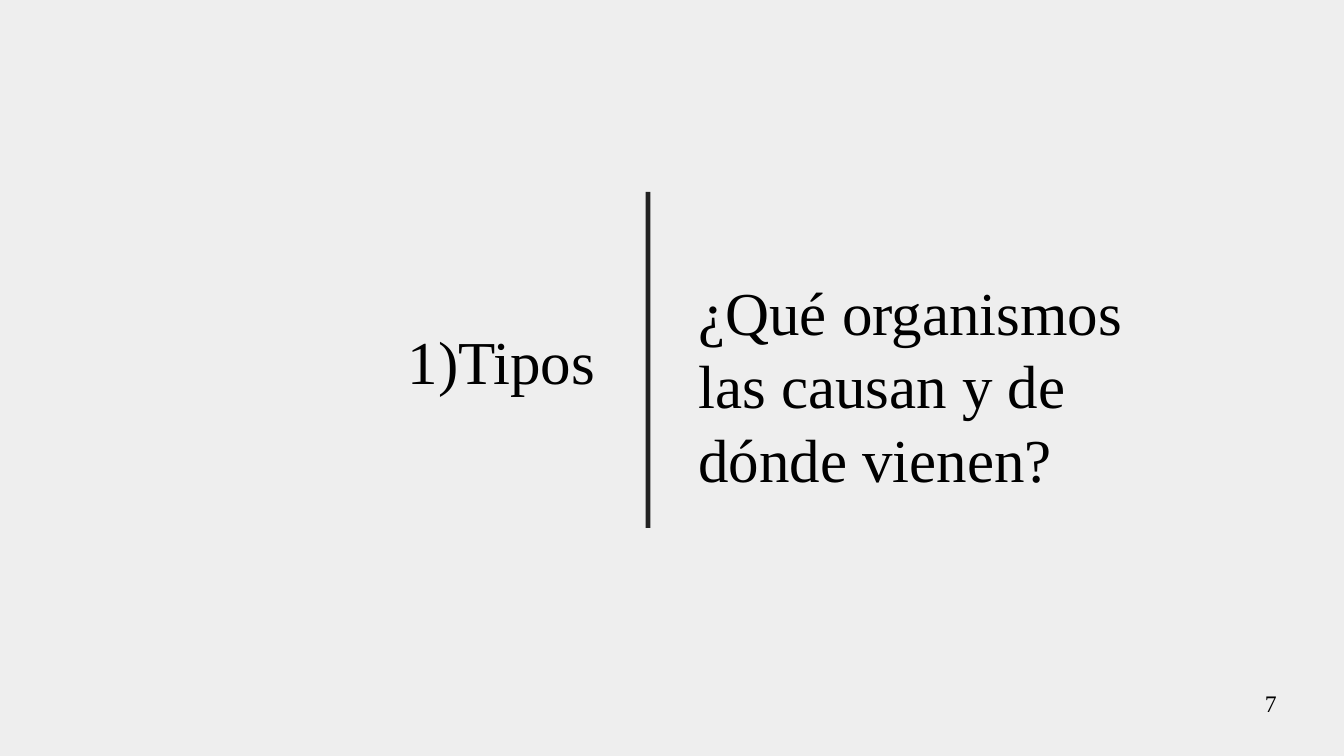
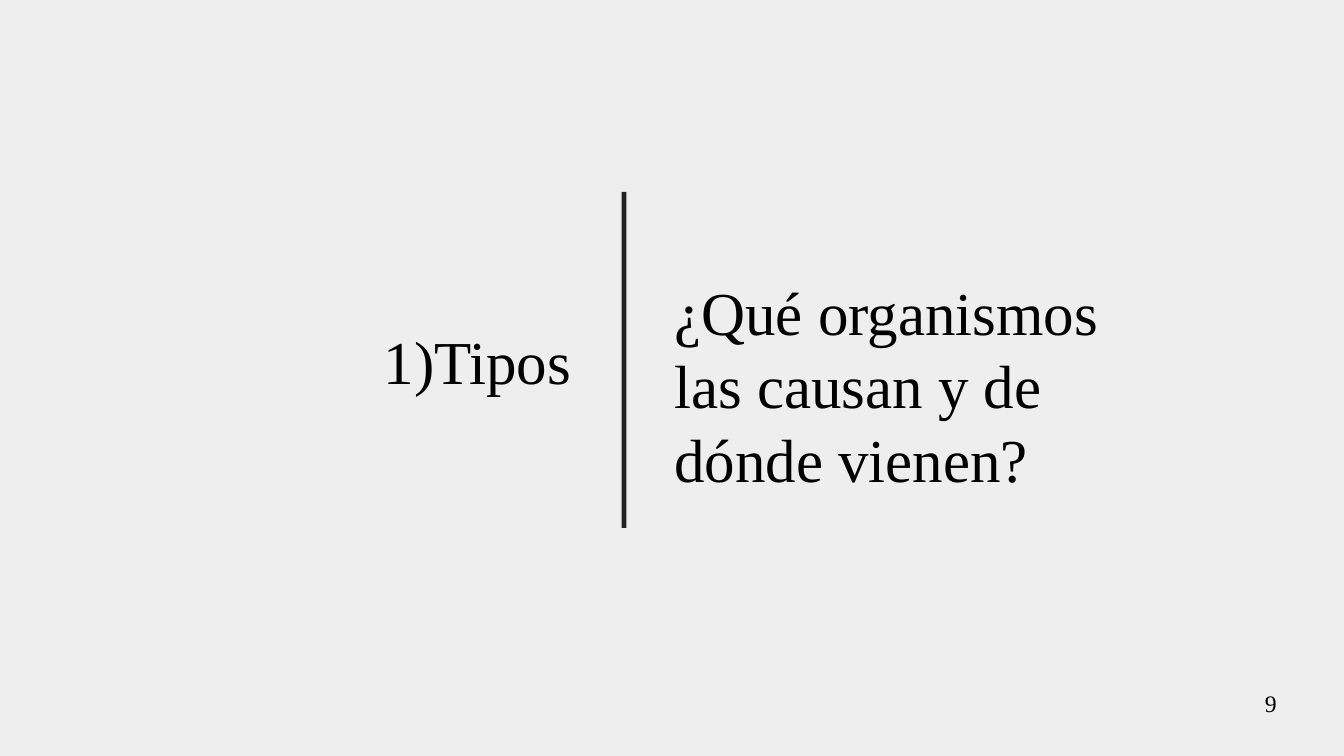
Before and after one commit to gerardommc/Medicina-Cons, a slide deck: slide 9 of Emergentes.odp (slide 7 before the commit). Drawn at 1344x756 pixels with LibreOffice and Linux fonts; fonts in the diff are those of the drawing. Boxes give left, top, right and bottom in pixels: in the first picture for what was removed or moved away, otherwise in the second. Text is boxed around its words. In the diff, an @@ line names an element or a change of style, - is before the commit and + after.

```diff
--- a/Emergentes.odp
+++ b/Emergentes.odp
@@ 1 text, 1 subtitle, 1 line: place and size @@
-1 text, 1 subtitle, 1 line at <box>408,191,1122,528</box>
+1 text, 1 subtitle, 1 line at <box>384,191,1098,528</box>
@@ page number at <box>1265,696,1277,713</box>: text changed @@
-7
+9
```
Also in this commit, not shown: 2 other slides changed, 2 slides added, 1 other file.
